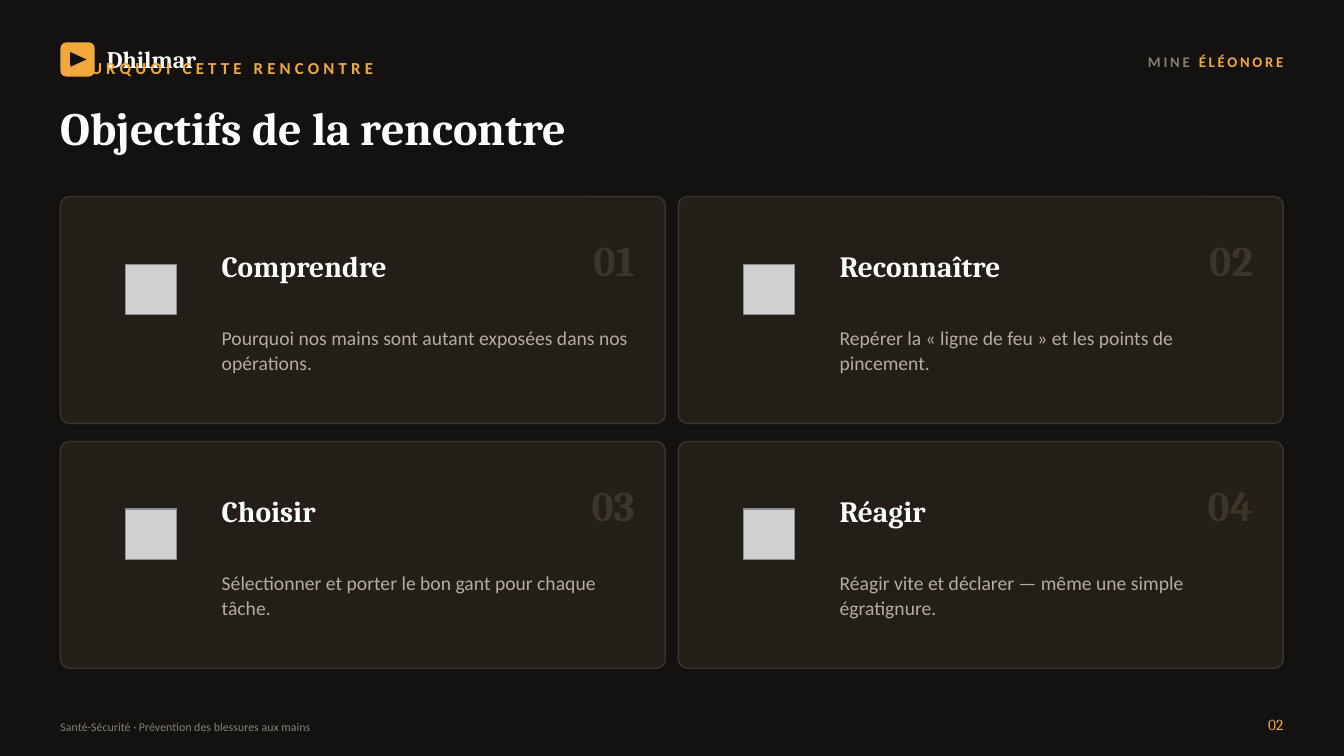
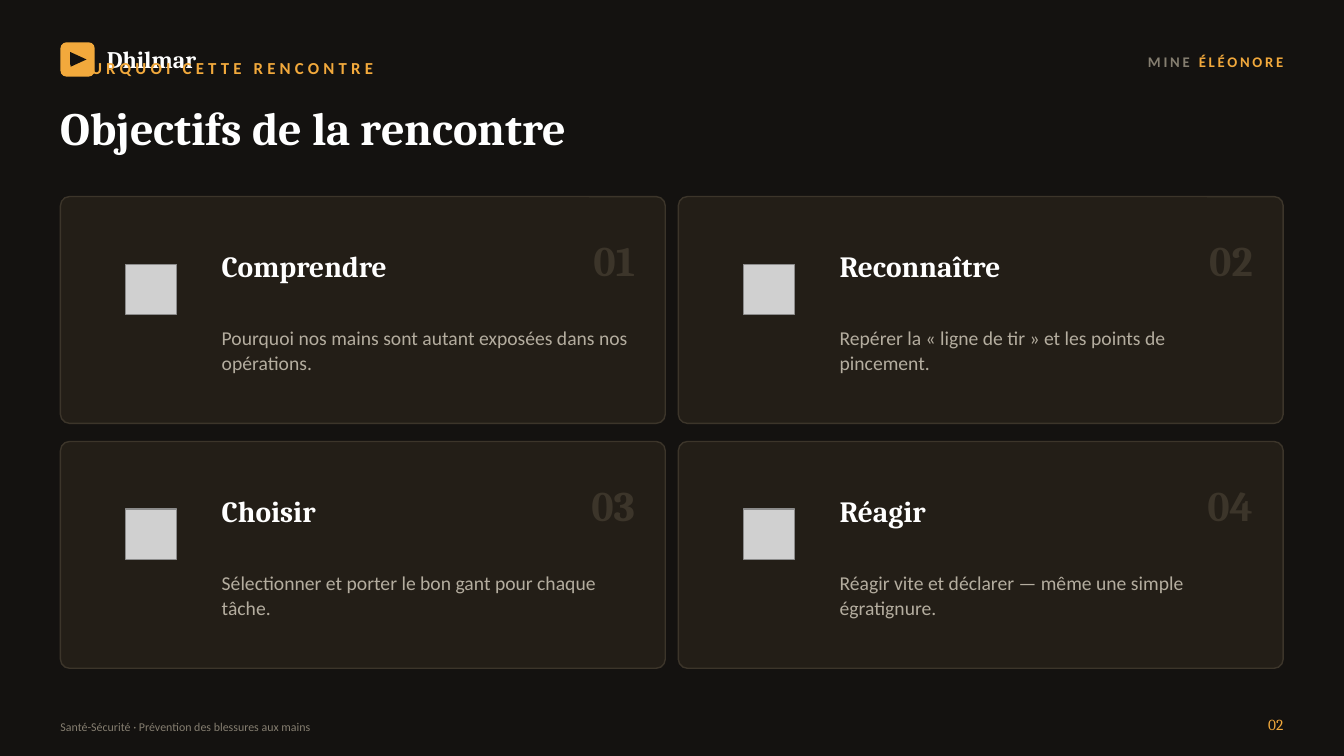
Before and after one commit to sebass819/sebastien, a slide deck: slide 2 of presentation-sst-mains/Dhilmar-Prevention-Blessures-Mains.pptx. Drawn at 1344x756 pixels with LibreOffice and Linux fonts; fonts in the diff are those of the drawing; grey boxes stand for pictures. Boxes give left, top, right and bottom in pixels: in the first picture for what was removed or moved away, otherwise in the second. Text is boxed around its words. In the diff, an @@ line names an element or a change of style, - is before the commit and + after.

```diff
--- a/presentation-sst-mains/Dhilmar-Prevention-Blessures-Mains.pptx
+++ b/presentation-sst-mains/Dhilmar-Prevention-Blessures-Mains.pptx
@@ text at (840,331,1165,373): text changed @@
-Repérer la « ligne de feu » et les points de pincement.
+Repérer la « ligne de tir » et les points de pincement.
```
Also in this commit, not shown: 4 other slides changed, 4 other files.
